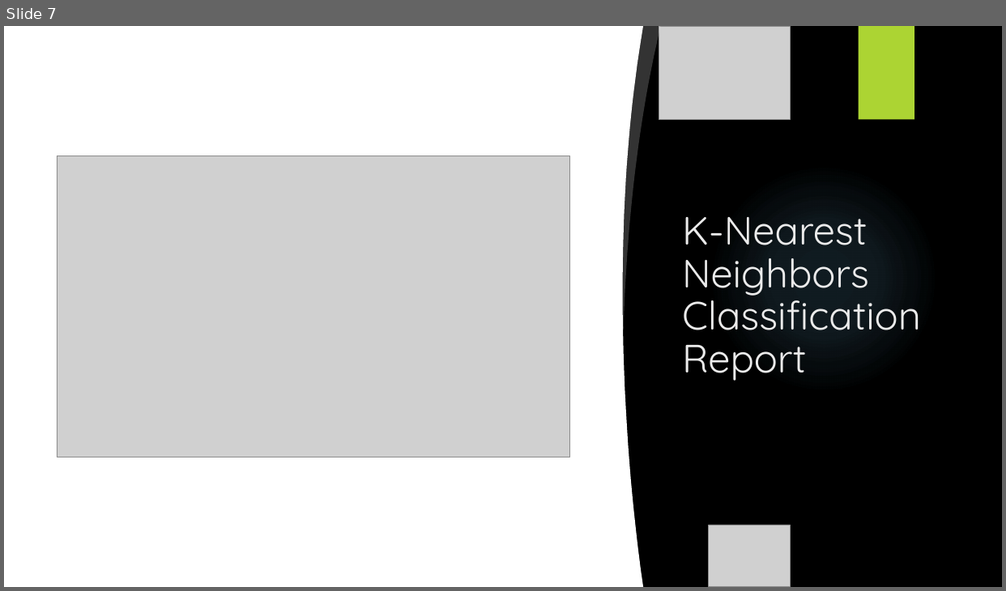
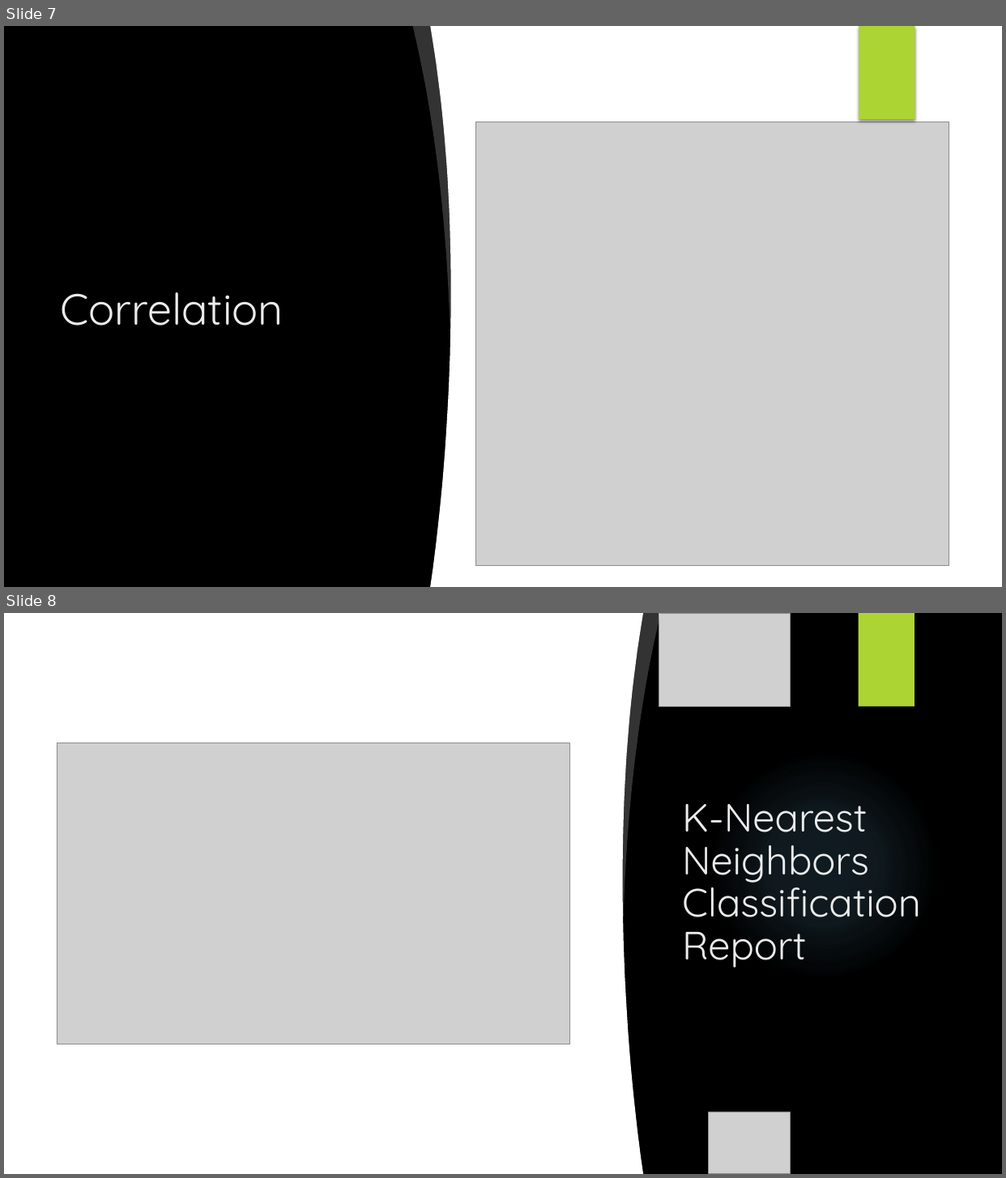
Before and after one commit to ZekeH43/Project-2, a slide deck: Presentation (2).pptx. Shown one above the other, each under a label of ours: slide 7 before the commit, slides 7 and 8 after it. The pictures are 1006x591 and 1006x1178 pixels, drawn with LibreOffice and Linux fonts; fonts in the diff are those of the drawing; grey boxes stand for pictures; background and template pictures are left out. Boxes give left, top, right and bottom in pixels: in the first picture for what was removed or moved away, otherwise in the second. Text is boxed around its words. In the diff, an @@ line names an element or a change of style, - is before the commit and + after.

```diff
--- a/Presentation (2).pptx
+++ b/Presentation (2).pptx
@@ slide 7 added at (x1=4, y1=26, x2=1002, y2=587), background picture (left out) @@
@@ freeform shape added at (x1=413, y1=26, x2=458, y2=330), fill #FFFFFF at 20% opacity @@
@@ freeform shape added at (x1=430, y1=26, x2=540, y2=587), fill #FFFFFF @@
@@ rectangle added at (x1=503, y1=26, x2=1002, y2=587), fill #FFFFFF @@
@@ rectangle added at (x1=859, y1=26, x2=914, y2=120), fill #ACD433 @@
@@ rectangle added at (x1=859, y1=26, x2=915, y2=120), fill #ACD433 @@
@@ picture added at (x1=476, y1=122, x2=949, y2=565) @@
@@ title added at (x1=61, y1=292, x2=283, y2=326), 42 pt, text #EBEBEB @@
+Correlation
@@ what was slide 7 is now slide 8 @@
```
Also in this commit, not shown: 1 slide changed, 1 other file.
